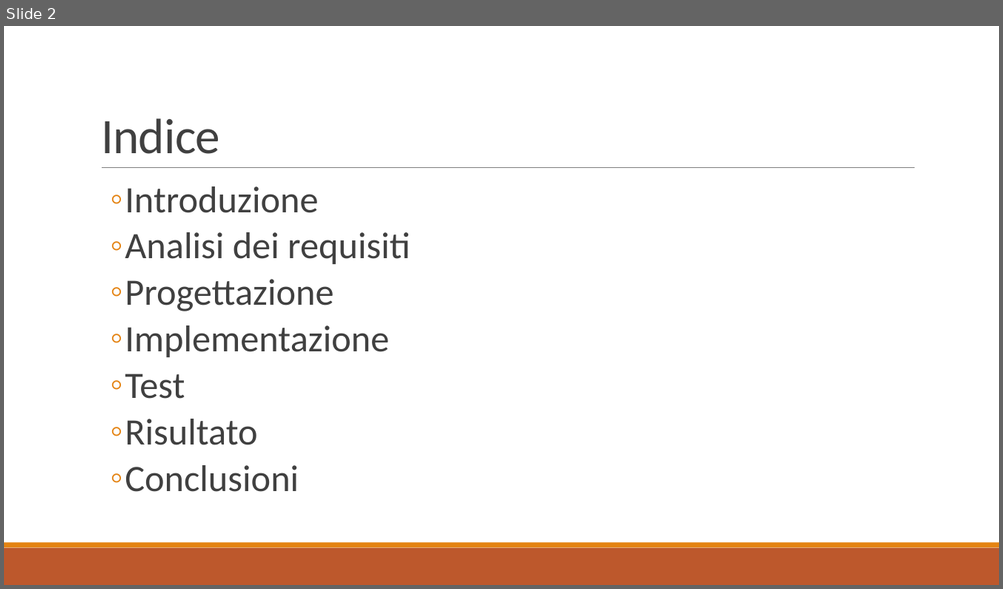
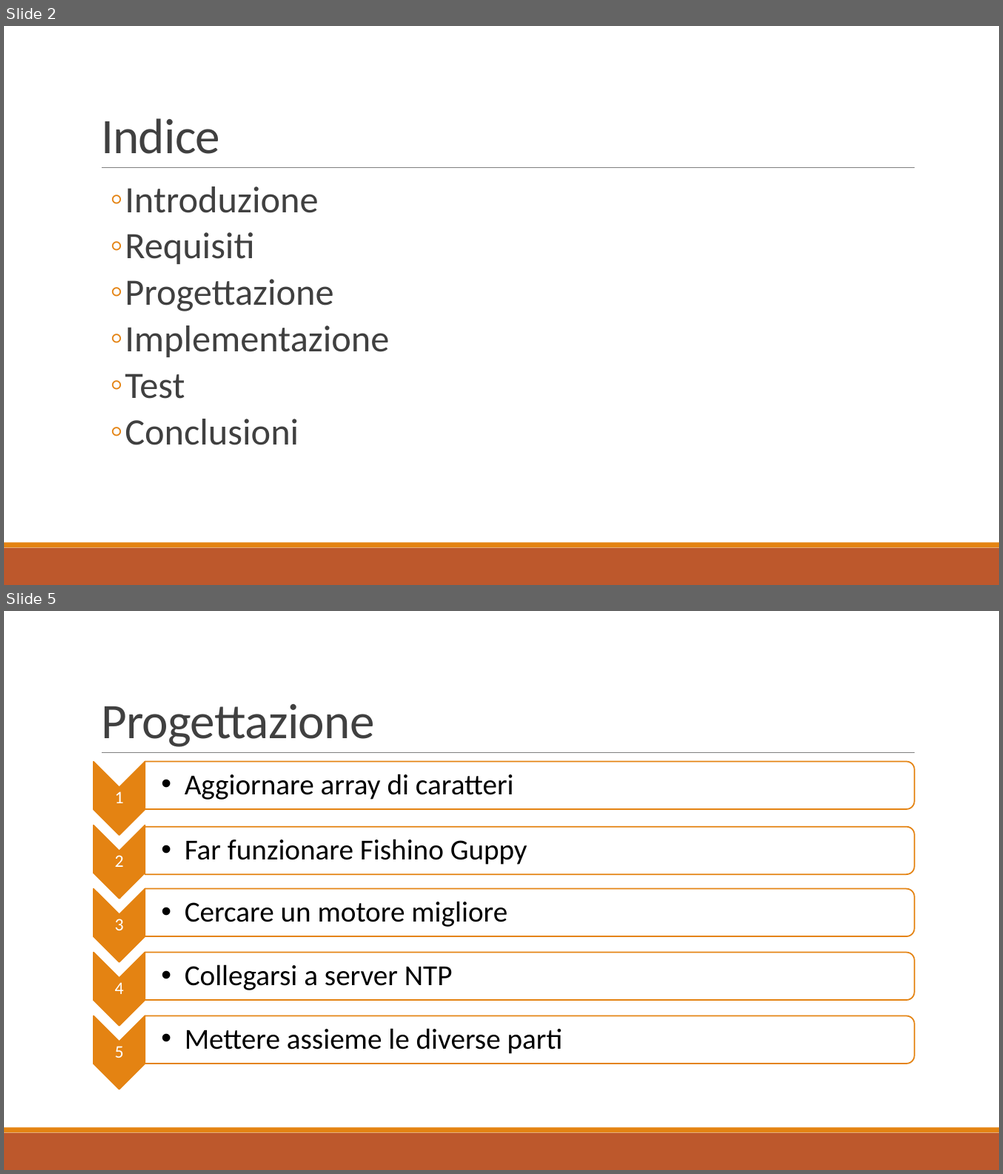
Before and after one commit to nemastojanovic/FanClock2, a slide deck: Documentazione/I3_PRESENTAZIONE_PROG3.pptx. Shown one above the other, each under a label of ours: slide 2 before the commit, slides 2 and 5 after it; the slides between them are not shown. The pictures are 1003x589 and 1003x1174 pixels, drawn with LibreOffice and Linux fonts; fonts in the diff are those of the drawing. Boxes give left, top, right and bottom in pixels: in the first picture for what was removed or moved away, otherwise in the second. Text is boxed around its words. In the diff, an @@ line names an element or a change of style, - is before the commit and + after.

```diff
--- a/Documentazione/I3_PRESENTAZIONE_PROG3.pptx
+++ b/Documentazione/I3_PRESENTAZIONE_PROG3.pptx
@@ slide 5 added at [4, 611, 999, 1170], background #FFFFFF; not listed: 3 template elements that a slide beside it also shows @@
@@ title added at [101, 704, 375, 747], 48 pt, text #404040 @@
+Progettazione
@@ group added at [93, 761, 914, 1090]: 10 texts, 5 chevrons, 5 round same rects @@
+1
+  •• Aggiornare array di caratteri
+2
+  •• Far funzionare Fishino Guppy
+3
+  •• Cercare un motore migliore
+4
+  •• Collegarsi a server NTP
+5
+  •• Mettere assieme le diverse parti
@@ slide 2 changed as well @@
@@ text at [125, 232, 254, 264]: text changed @@
-  ◦ Analisi dei requisiti
+  ◦ Requisiti
@@ text at [125, 419, 257, 446]: paragraph removed @@
-  ◦ Risultato
```
Also in this commit, not shown: 3 other slides changed, 9 other slides added, 12 slides removed.
